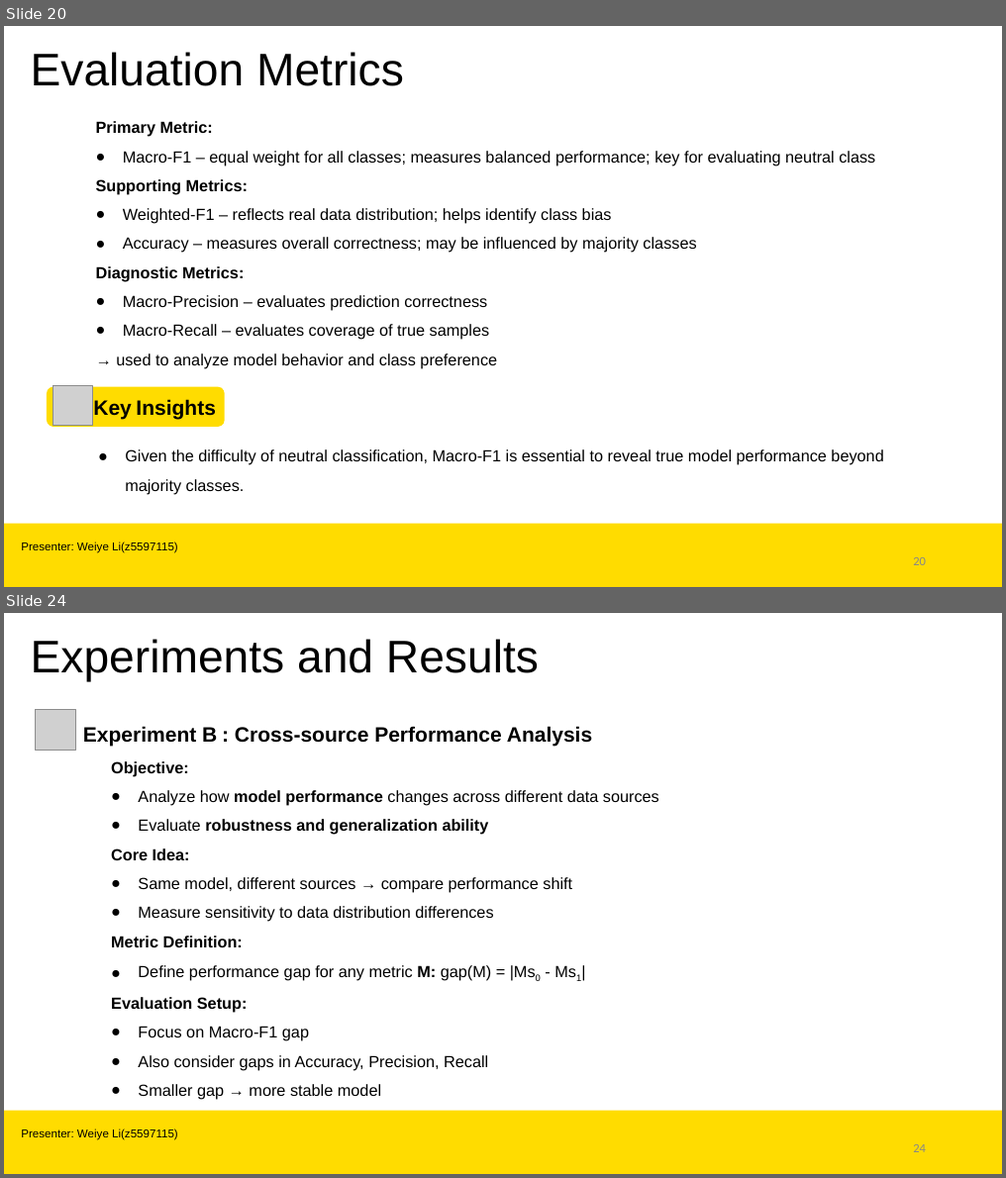
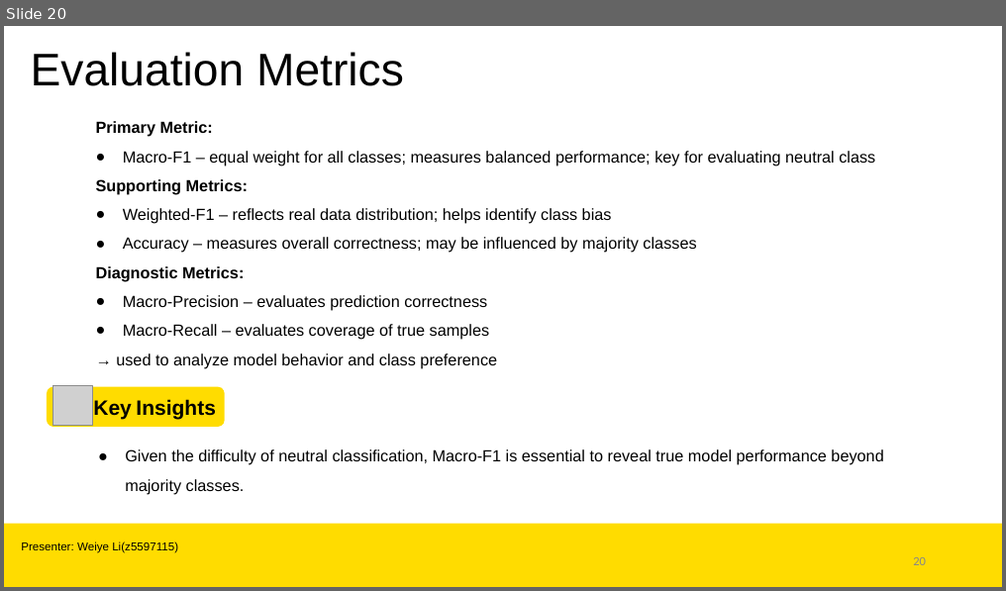
Before and after one commit to SenRanja/CloseClaw, a slide deck: presentation/CloseClowPresentation.pptx. Shown one above the other, each under a label of ours: slides 20 and 24 before the commit, slide 20 after it; the slides between them are not shown. The pictures are 1006x1178 and 1006x591 pixels, drawn with LibreOffice and Linux fonts; fonts in the diff are those of the drawing; grey boxes stand for pictures; background and template pictures are left out. Boxes give left, top, right and bottom in pixels: in the first picture for what was removed or moved away, otherwise in the second. Text is boxed around its words. In the diff, an @@ line names an element or a change of style, - is before the commit and + after.

```diff
--- a/presentation/CloseClowPresentation.pptx
+++ b/presentation/CloseClowPresentation.pptx
@@ slide 24 removed at <box>4,613,1002,1174</box>, background #FFFFFF; not listed: 1 template element that a slide beside it also shows @@
@@ title removed at <box>31,639,539,682</box> @@
-Experiments and Results
@@ picture removed at <box>36,710,76,750</box> @@
@@ text removed at <box>83,726,592,746</box> @@
-Experiment B : Cross-source Performance Analysis
@@ text removed at <box>111,761,659,1100</box> @@
-Objective:
-● Analyze how model performance changes across different data sources
-● Evaluate robustness and generalization ability
-Core Idea:
-● Same model, different sources → compare performance shift
-● Measure sensitivity to data distribution differences
-Metric Definition:
-● Define performance gap for any metric M: gap(M) = |Ms0 - Ms1|
-Evaluation Setup:
-● Focus on Macro-F1 gap
-● Also consider gaps in Accuracy, Precision, Recall
-● Smaller gap → more stable model
@@ text removed at <box>21,1129,178,1141</box> @@
-Presenter: Weiye Li(z5597115)
@@ page number removed at <box>913,1145,926,1153</box> @@
-24
```
Also in this commit, not shown: 5 slides changed, 1 slide added, 5 other slides removed, 2 other files.
